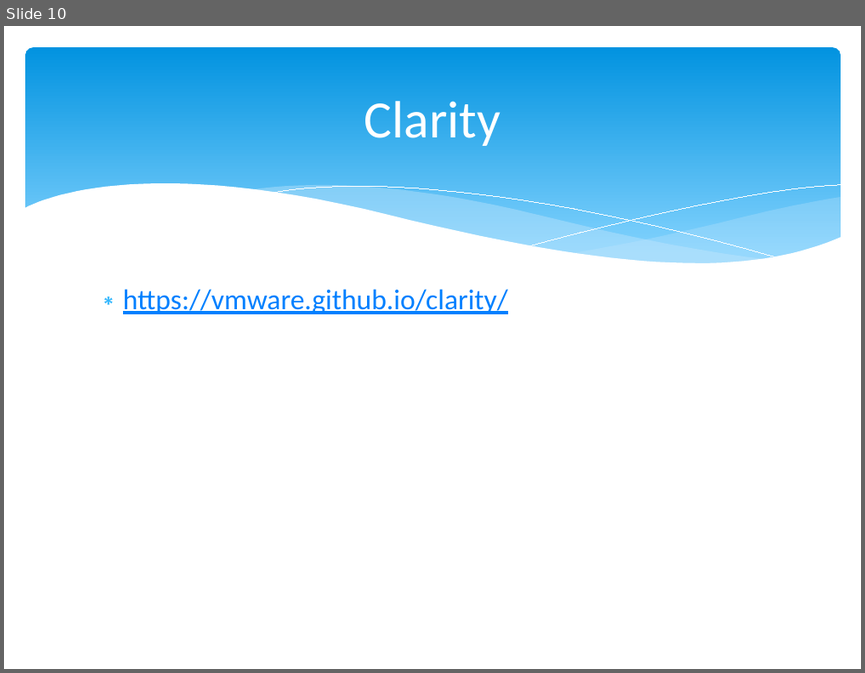
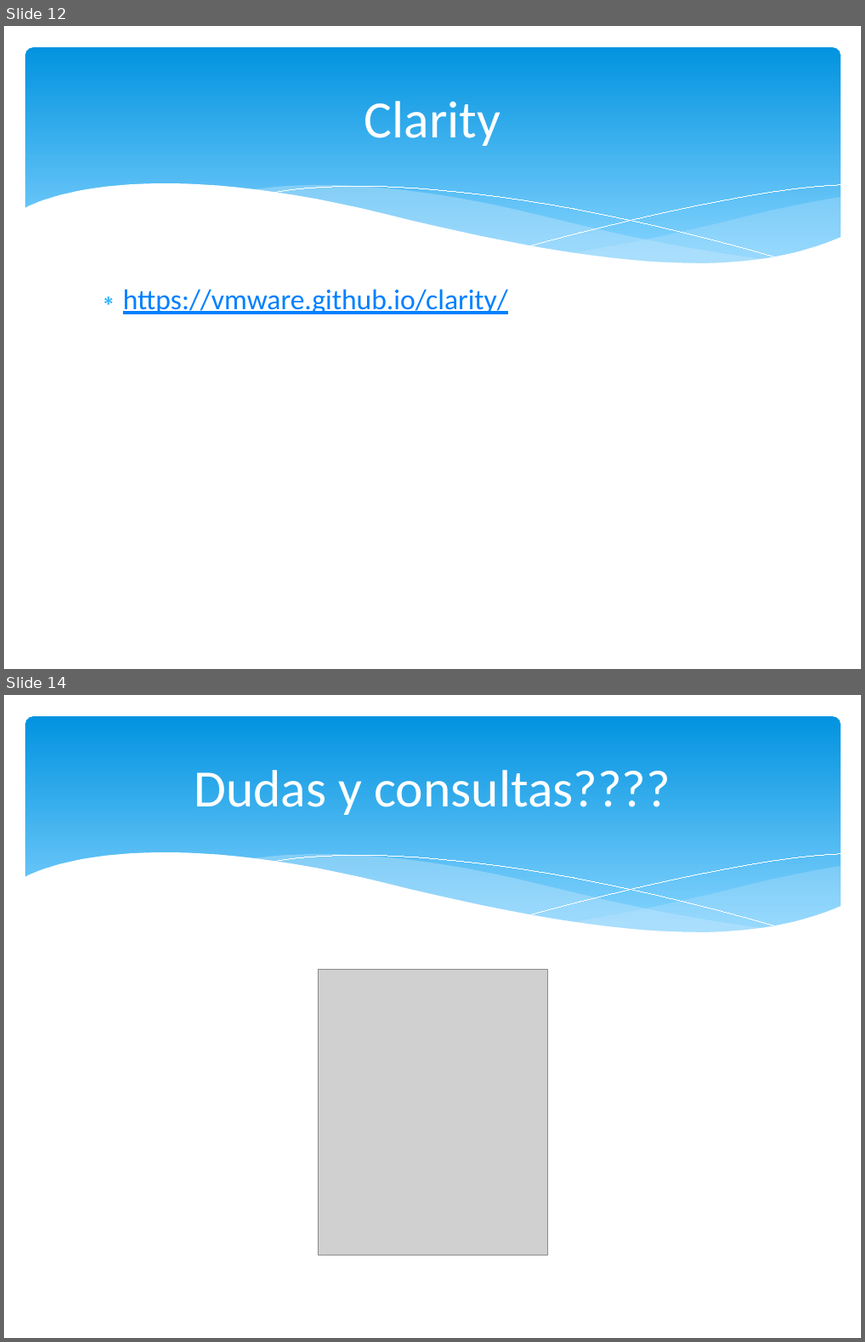
Before and after one commit to codigo-code/fullstack, a slide deck: FullStak Dia 2.pptx. Shown one above the other, each under a label of ours: slide 10 before the commit, slides 12 and 14 after it; the slides between them are not shown. The pictures are 865x673 and 865x1342 pixels, drawn with LibreOffice and Linux fonts; fonts in the diff are those of the drawing; grey boxes stand for pictures. Boxes give left, top, right and bottom in pixels: in the first picture for what was removed or moved away, otherwise in the second. Text is boxed around its words. In the diff, an @@ line names an element or a change of style, - is before the commit and + after.

```diff
--- a/FullStak Dia 2.pptx
+++ b/FullStak Dia 2.pptx
@@ slide 14 added at (x1=4, y1=695, x2=861, y2=1338), background #FFFFFF; not listed: 6 template elements that a slide beside it also shows @@
@@ title added at (x1=194, y1=770, x2=670, y2=815), 44 pt, text #FFFFFF @@
+Dudas y consultas????
@@ picture added at (x1=318, y1=970, x2=548, y2=1254) @@
@@ what was slide 10 is now slide 12 @@
```
Also in this commit, not shown: 4 other slides added.
